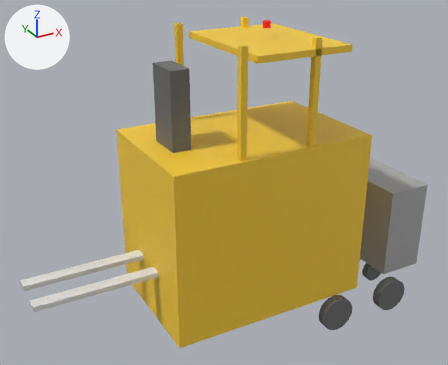
What one commit did to the glTF model frontend/public/assets/models/forklift-reach-2t.glb.
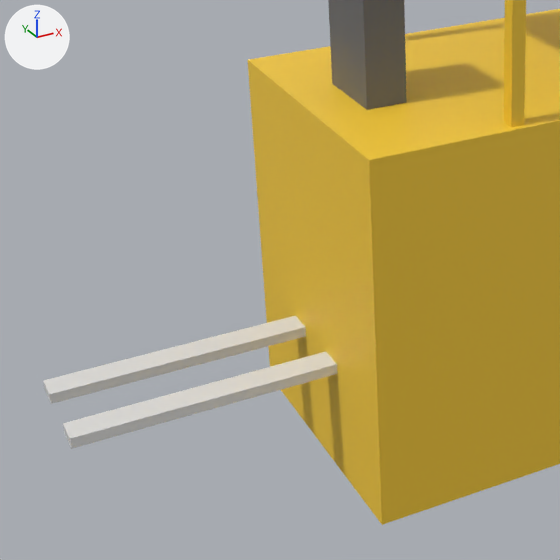
Old and new are each drawn whole from a 50 mm camera at (-1779.0, -4021.0, 3313.0) aimed at (450.0, 33.0, 1286.0) and again close up on the part from 0% to 59% of the width and 28% to 100% of the height. The axes (+X, +Y, +Z) are drawn at upper left. The lights are the same throughout. The first two pictures are the older version. Where no turn or scale is listed for an object, it has been applied to the vertices.

The first close-up shows 'body', 'fork_0', 'fork_1', 'mast_outer', 'pillar_0'.
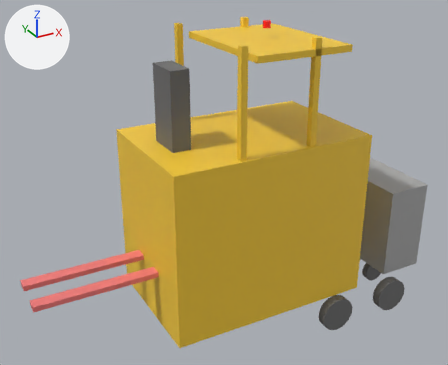
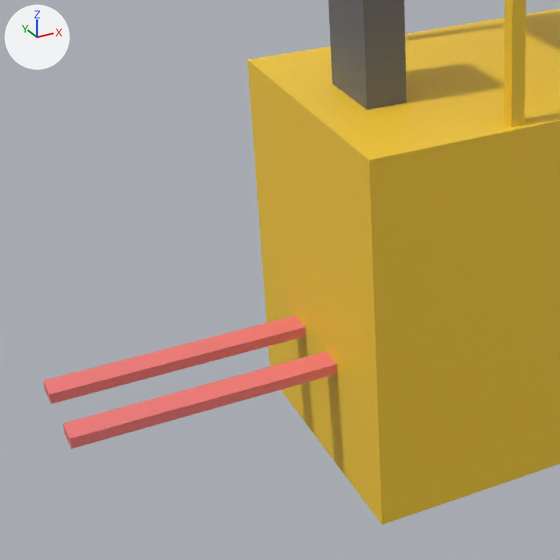
What changed in the scene script:
```text
Change me_geometry_10:
    where me_geometry_10.from_pydata(...)  # 8 vertices, 12 faces; spans x -1200.0..0.0, y -200.0..-100.0, z 730.0..770.0
    used by ob_fork_0; location = (0.0, 0.0, 0.0)
    me_geometry_10 part 1: 12 faces centred in x -1200.0..0.0, y -200.0..-100.0, z 730.0..770.0 are repainted in the vertex colours; the middle colour goes from light grey #e0e0e0 to pink #f37c7c
Change me_geometry_11:
    where me_geometry_11.from_pydata(...)  # 8 vertices, 12 faces; spans x -1200.0..0.0, y 100.0..200.0, z 730.0..770.0
    used by ob_fork_1; location = (0.0, 0.0, 0.0)
    me_geometry_11 part 2: 12 faces centred in x -1200.0..0.0, y 100.0..200.0, z 730.0..770.0 are repainted in the vertex colours; the middle colour goes from light grey #e0e0e0 to pink #f37c7c
```

Where the change shows, as pixel boxes (x1, y1, x2, y2) in the close-ups (560 x 560 px):
part 1 of me_geometry_10, recoloured (light grey to pink)
    both: (63, 352, 337, 449)
part 2 of me_geometry_11, recoloured (light grey to pink)
    both: (43, 316, 306, 404)
